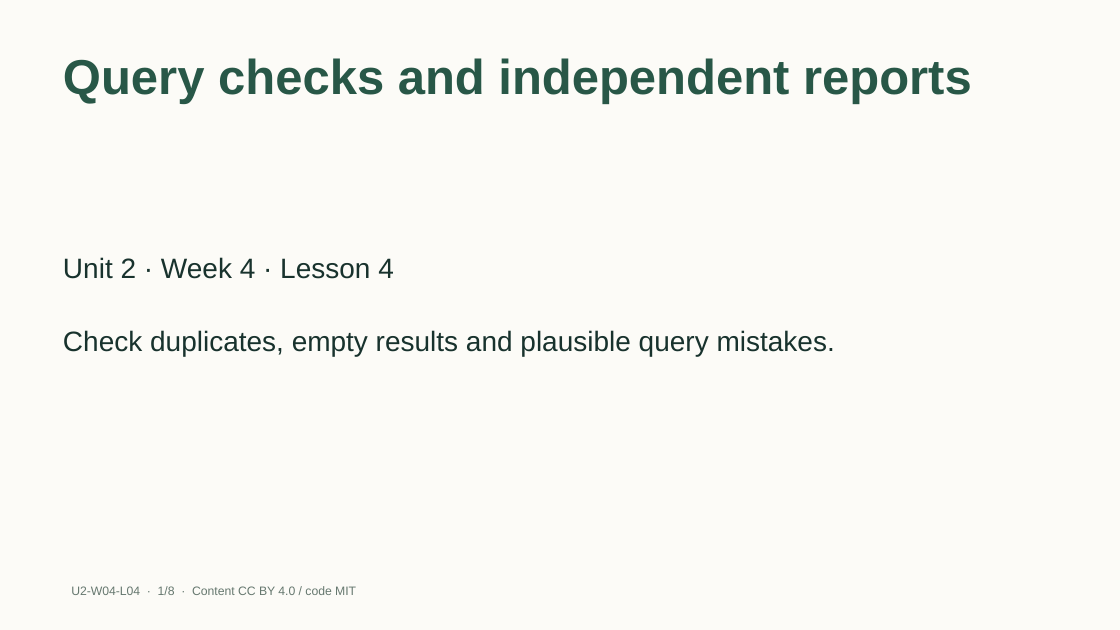
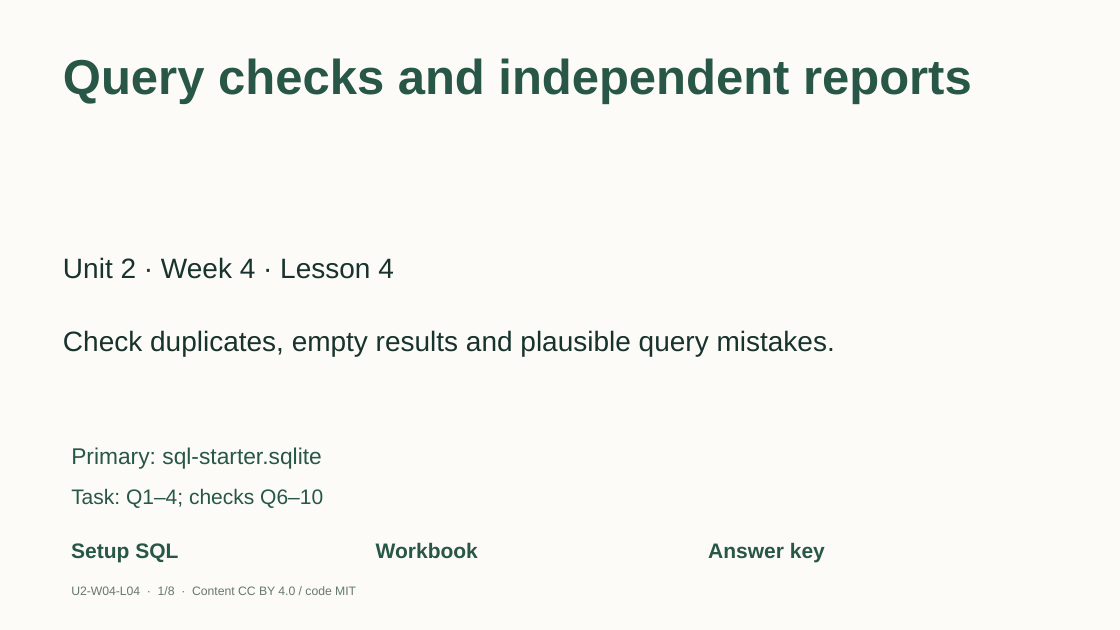
Before and after one commit to EdugenIO/cs-atar-textbook, a slide deck: slide 1 of dist/slides/u2-w04-l04.pptx. Drawn at 1120x630 pixels with LibreOffice and Linux fonts; fonts in the diff are those of the drawing. Boxes give left, top, right and bottom in pixels: in the first picture for what was removed or moved away, otherwise in the second. Text is boxed around its words. In the diff, an @@ line names an element or a change of style, - is before the commit and + after.

Commit message:
Connect SQL slides to exact primary tasks, schemas and keys (S05)

```diff
--- a/dist/slides/u2-w04-l04.pptx
+++ b/dist/slides/u2-w04-l04.pptx
@@ text added at [71,447,321,469], 19.5 pt, text #285747 @@
+Primary: sql-starter.sqlite
@@ text added at [71,488,323,508], 18 pt, text #285747 @@
+Task: Q1–4; checks Q6–10
@@ text added at [71,543,178,563], 18 pt, text #285747, bold @@
+Setup SQL
@@ text added at [376,542,478,558], 18 pt, text #285747, bold @@
+Workbook
@@ text added at [708,542,825,563], 18 pt, text #285747, bold @@
+Answer key
```
Also in this commit, not shown: 37 other files.
